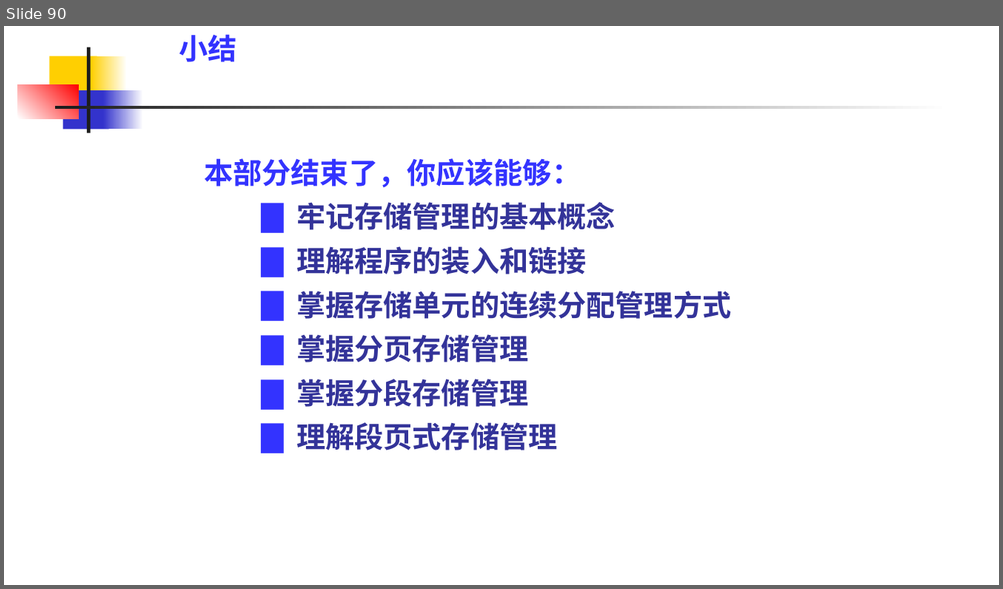
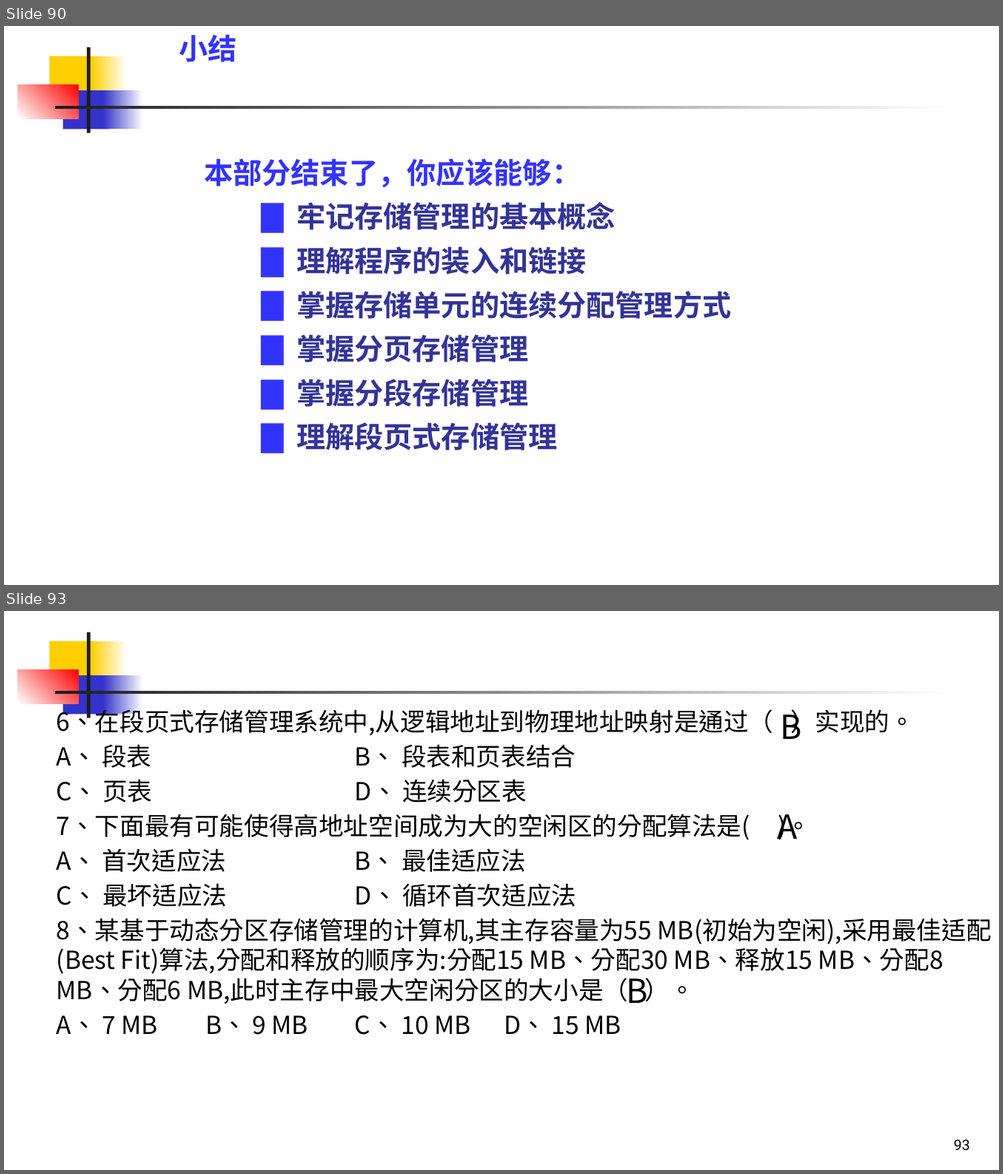
Before and after one commit to zeemeil/zeemeil.github.io, a slide deck: files/2025_2_OS/0930_OS_ch3.pptx. Shown one above the other, each under a label of ours: slide 90 before the commit, slides 90 and 93 after it; the slides between them are not shown. The pictures are 1003x589 and 1003x1174 pixels, drawn with LibreOffice and Linux fonts; fonts in the diff are those of the drawing. Boxes give left, top, right and bottom in pixels: in the first picture for what was removed or moved away, otherwise in the second. Text is boxed around its words. In the diff, an @@ line names an element or a change of style, - is before the commit and + after.

```diff
--- a/files/2025_2_OS/0930_OS_ch3.pptx
+++ b/files/2025_2_OS/0930_OS_ch3.pptx
@@ slide 93 added at <box>4,611,999,1170</box>, background #FFFFFF; not listed: 7 template elements that a slide beside it also shows @@
@@ text added at <box>57,706,991,1035</box>, 24 pt, text #000000 @@
+6、在段页式存储管理系统中,从逻辑地址到物理地址映射是通过（ ）实现的。
+A、 段表 B、 段表和页表结合
+C、 页表 D、 连续分区表
+7、下面最有可能使得高地址空间成为大的空闲区的分配算法是( )。
+A、 首次适应法 B、 最佳适应法
+C、 最坏适应法 D、 循环首次适应法
+8、某基于动态分区存储管理的计算机,其主存容量为55 MB(初始为空闲),采用最佳适配(Best Fit)算法,分配和释放的顺序为:分配15 MB、分配30 MB、释放15 MB、分配8 MB、分配6 MB,此时主存中最大空闲分区的大小是（ ）。
+A、 7 MB B、 9 MB C、 10 MB D、 15 MB
@@ text added at <box>780,709,802,739</box>, 32 pt, text #000000 @@
+B
@@ text added at <box>777,815,797,840</box>, 32 pt, text #000000 @@
+A
@@ text added at <box>626,970,648,1003</box>, 32 pt, text #000000 @@
+B
@@ page number added at <box>953,1140,970,1151</box>, 14 pt, text #000000 @@
+93
```
Also in this commit, not shown: 10 other slides added, 17 other files.
